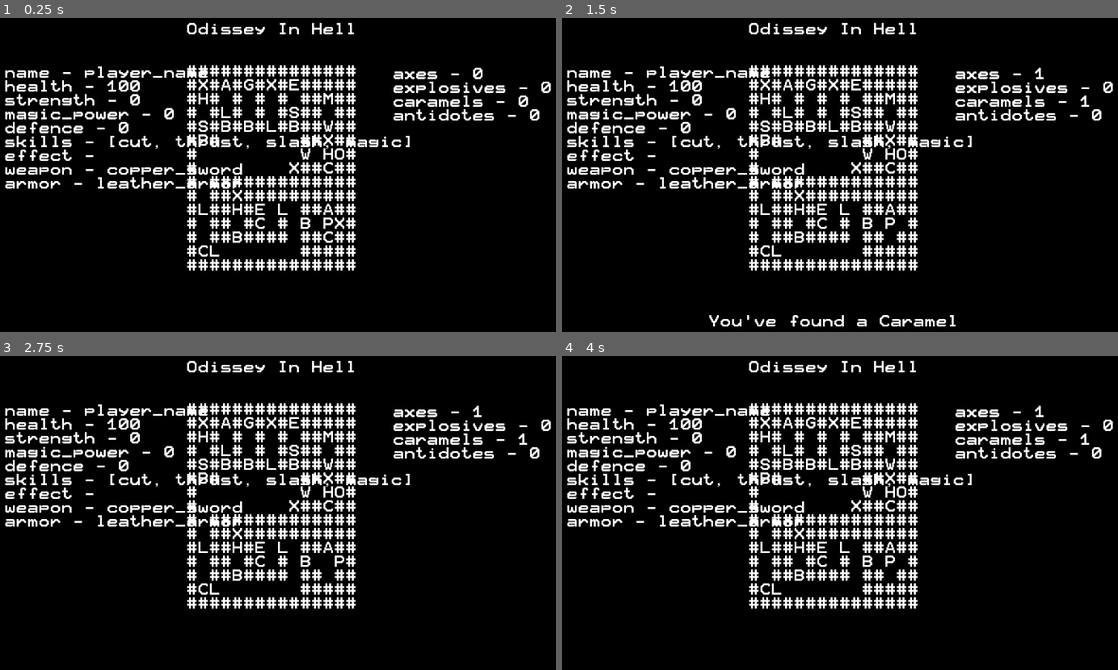
Above: before the commit, frames 1-4 (two rows, left to right).
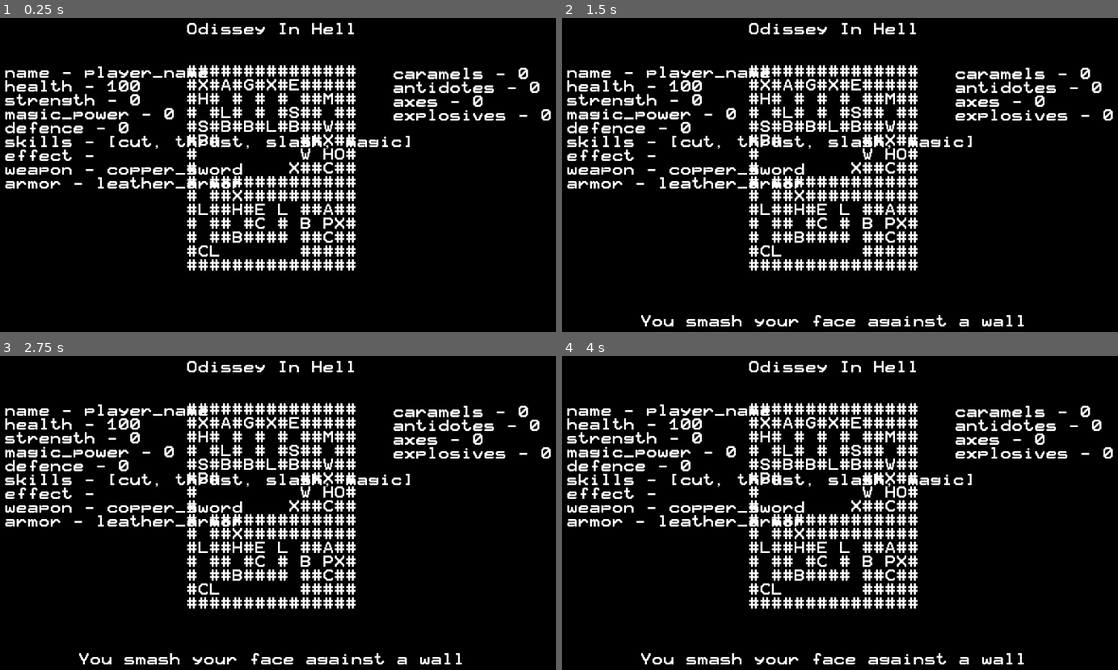
Above: after the commit, the same moments.

Repository: Dukebot/Odissey-in-Hell
Game: Godot game, scene res://src/Main.tscn
The game is run twice, just before and just after one commit, with the same random seed, the same clock (stepped at 60 frames per second) and the same inputs.
Inputs:
- Up to frame 1 (0.25 s): no input
- Up to frame 2 (1.5 s): tap Enter at 0.5 s; hold Right (move_right) 0.53-1.28 s; tap N (no) at 0.6 s; tap Space at 1.25 s; hold Down (move_down) from 1.28 s (still down); tap Y (yes) at 1.35 s
- Up to frame 3 (2.75 s): tap Enter at 2 s; release Down (move_down) at 2.03 s; hold Right (move_right) from 2.03 s (still down); tap N (no) at 2.1 s
- Up to frame 4 (4 s): tap Space at 2.75 s; release Right (move_right) at 2.78 s; hold Up (move_up) 2.78-3.53 s; tap Y (yes) at 2.85 s; tap Enter at 3.5 s; hold Left (move_left) from 3.53 s (still down); tap N (no) at 3.6 s

The runs differ from the first frame. In frame 1, 1.4% of the frame differs, in the area x 70-100%, y 15-33%; in frame 2, 2.5%, in the area x 14-100%, y 15-99%; in frame 3, 2.4%; in frame 4, 2.4%.
Error after the commit: Invalid call to function 'init' in base 'Node (MoveState.gd)'. Expected 0 arguments. (res://src/Main.gd:29)

Commit message:
Improvements and refactor

Diff:
--- a/project.godot
+++ b/project.godot
@@ -14,10 +14,10 @@
 "language": "GDScript",
 "path": "res://src/CombatState.gd"
 }, {
-"base": "Node",
+"base": "Reference",
 "class": "Drawer",
 "language": "GDScript",
-"path": "res://src/Draw.gd"
+"path": "res://src/Drawer.gd"
 }, {
 "base": "Node",
 "class": "GameData",
--- a/src/CombatState.gd
+++ b/src/CombatState.gd
@@ -1,24 +1,19 @@
 class_name CombatState extends Node
 
-var fight_current_turn = 0
-var fight_current_enemy = {}
-
-var player
-var skills
+var turn = 0
+var enemy = {}
+var enemy_x
+var enemy_y
 
 onready var main = get_parent()
 
 
-func init():
-	player = main.player
-	skills = main.skills
+func process_state():
+	_process_state(main.player, main.skills, main.map)
 
 
-func process_state() -> void:
-	print("I am on combat state")
-	if fight_current_turn == 0:
-		print("Player attacks")
-
+func _process_state(player: Dictionary, skills: Dictionary, map: Dictionary) -> void:
+	if turn == 0:
 		var text = "Select your attack:"
 		for skill in player["skills"]:
 			text += "\n" + skill
@@ -35,13 +30,22 @@
 
 		if skill_key:
 			var skill = skills[skill_key]
-			fight_current_enemy["healh"] = fight_current_enemy["health"] - player["strength"] + skill["power"] - fight_current_enemy["defense"]
+			var damage = player["strength"] + skill["power"] - enemy["defence"]
+			print(damage)
+			enemy["health"] = enemy["health"] - damage
+			turn = 1
+
+			if enemy["health"] < 0:
+				print("Enemy defeated")
+				main.set_move_state()
+
 	else:
 		print("Enemy turn...")
-		var enemy_skill_keys = fight_current_enemy["skills"]
+		var enemy_skill_keys = enemy["skills"]
 		var rand_skill_index = Utils.get_random_array_index(enemy_skill_keys)
 		var skill_key = enemy_skill_keys[rand_skill_index]
 		var skill = skills[skill_key]
+		var damage = enemy["strength"] + skill["power"] - player["defence"]
 
-		player["healh"] = player["health"] - fight_current_enemy["strength"] + skill["power"] - player["defense"]
-		pass
+		player["health"] = player["health"] - damage
+		turn = 0
--- a/src/Main.gd
+++ b/src/Main.gd
@@ -26,9 +26,7 @@
 
 
 func _ready():
-	move_state.init()
-	use_item_state.init()
-	combat_state.init()
+	move_state.init(map)
 	drawer.draw()
 
 
@@ -53,10 +51,12 @@
 	use_item_state.use_item_y = target_y
 
 
-func set_combat_state(enemy_key: String) -> void:
+func set_combat_state(enemy_key: String, enemy_x: int, enemy_y: int) -> void:
 	game_state = GameState.COMBAT
-	combat_state.fight_current_turn = 0
-	combat_state.fight_current_enemy = characters[enemy_key].duplicate()
+	combat_state.turn = 0
+	combat_state.enemy = characters[enemy_key].duplicate()
+	combat_state.enemy_x = enemy_x
+	combat_state.enemy_y = enemy_y
 
 
 func show_message(text: String) -> void:
--- a/src/Main.tscn
+++ b/src/Main.tscn
@@ -2,7 +2,7 @@
 
 [ext_resource path="res://src/Main.gd" type="Script" id=1]
 [ext_resource path="res://src/game_data/GameData.tscn" type="PackedScene" id=2]
-[ext_resource path="res://src/Draw.gd" type="Script" id=3]
+[ext_resource path="res://src/Drawer.gd" type="Script" id=3]
 [ext_resource path="res://src/UseItemState.gd" type="Script" id=4]
 [ext_resource path="res://src/MoveState.gd" type="Script" id=5]
 [ext_resource path="res://src/CombatState.gd" type="Script" id=6]
--- a/src/MoveState.gd
+++ b/src/MoveState.gd
@@ -3,18 +3,11 @@
 var player_x: int
 var player_y: int
 
-var map
-var player
-var inventory
-
 onready var main = get_parent()
 
 
 func init():
-	map = main.map
-	player = main.player
-	inventory = main.inventory
-
+	var map = main.map
 	for i in map.size():
 		for j in map[i].size():
 			if map[i][j] == "P":
@@ -34,6 +27,10 @@
 
 
 func move(x: int, y: int) -> void:
+	var map = main.map
+	var inventory = main.inventory
+	var player = main.player
+
 	#Basic Movement
 	if map[x][y] == "#":
 		show_message("You smash your face against a wall")
@@ -112,6 +109,7 @@
 
 
 func set_player_pos(x: int, y: int) -> void:
+	var map = main.map
 	map[player_x][player_y] = " "
 	map[x][y] = "P"
 	player_x = x
--- a/src/UseItemState.gd
+++ b/src/UseItemState.gd
@@ -4,18 +4,14 @@
 var use_item_x: int
 var use_item_y: int
 
-var map
-var inventory
-
 onready var main = get_parent()
 
 
-func init():
-	map = main.map
-	inventory = main.inventory
+func process_state() -> void:
+	_process_state(main.inventory, main.map)
 
 
-func process_state() -> void:
+func _process_state(inventory: Dictionary, map: Dictionary) -> void:
 	if Input.is_action_just_pressed("yes"):
 		inventory[use_item] -= 1
 
--- a/src/game_data/GameData.gd
+++ b/src/game_data/GameData.gd
@@ -1,8 +1,14 @@
 class_name GameData extends Node
 
 
-onready var map = $Map.get_data()
-onready var characters = $Characters.get_data()
-onready var inventory = $Inventory.get_data()
-onready var items = $Items.get_data()
-onready var skills = $Skills.get_data()
+#onready var map = $Map.get_data()
+#onready var characters = $Characters.get_data()
+#onready var inventory = $Inventory.get_data()
+#onready var items = $Items.get_data()
+#onready var skills = $Skills.get_data()
+
+onready var map = Utils.get_json_result("res://json/map.json")
+onready var characters = Utils.get_json_result("res://json/characters.json")
+onready var inventory = Utils.get_json_result("res://json/inventory.json")
+onready var items = Utils.get_json_result("res://json/items.json")
+onready var skills = Utils.get_json_result("res://json/skills.json")
Not shown, changed: export_presets.cfg
Renamed: src/Draw.gd -> src/Drawer.gd
